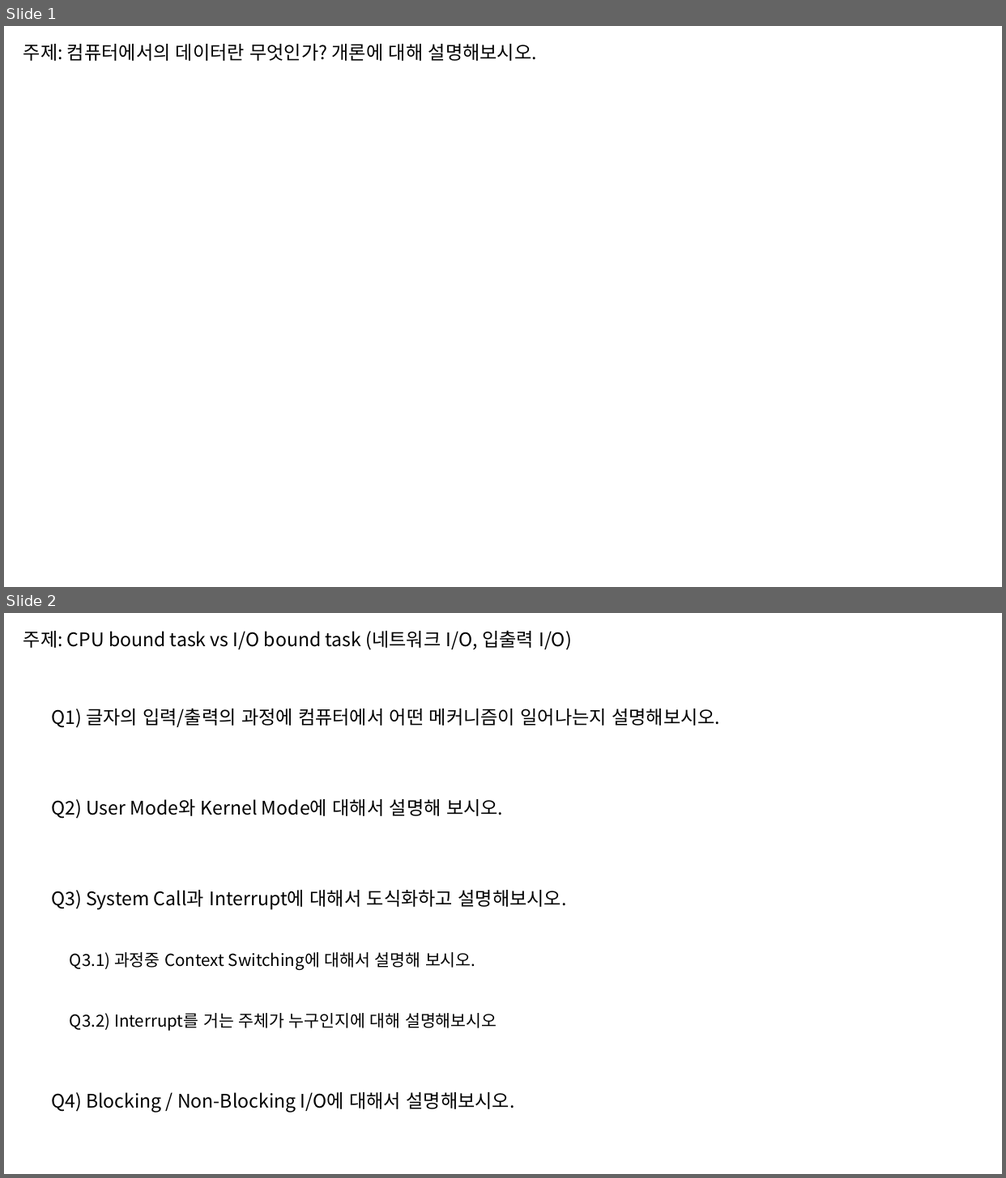
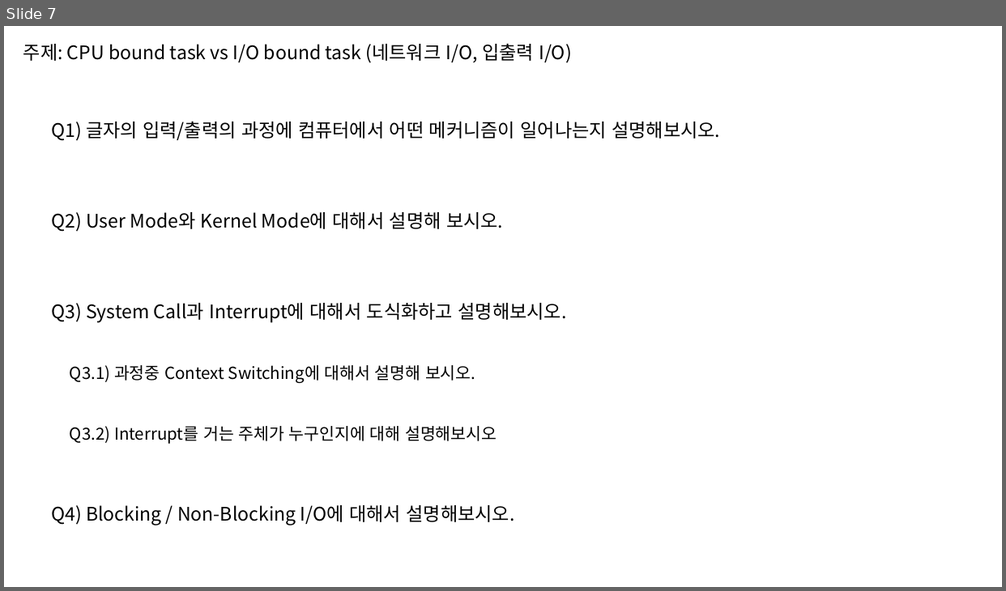
Before and after one commit to taehyuklee/C-CppStudy, a slide deck: CSwithC/CS-explanation.pptx. Shown one above the other, each under a label of ours: slides 1 and 2 before the commit, slide 7 after it. The pictures are 1006x1178 and 1006x591 pixels, drawn with LibreOffice and Linux fonts; fonts in the diff are those of the drawing. Boxes give left, top, right and bottom in pixels: in the first picture for what was removed or moved away, otherwise in the second. Text is boxed around its words. In the diff, an @@ line names an element or a change of style, - is before the commit and + after.

```diff
--- a/CSwithC/CS-explanation.pptx
+++ b/CSwithC/CS-explanation.pptx
@@ slide 1 removed at (4,26,1002,587), background #FFFFFF @@
@@ text removed at (23,44,537,61) @@
-주제: 컴퓨터에서의 데이터란 무엇인가? 개론에 대해 설명해보시오.
@@ what was slide 2 is now slide 7 @@
```
Also in this commit, not shown: 6 slides added.
